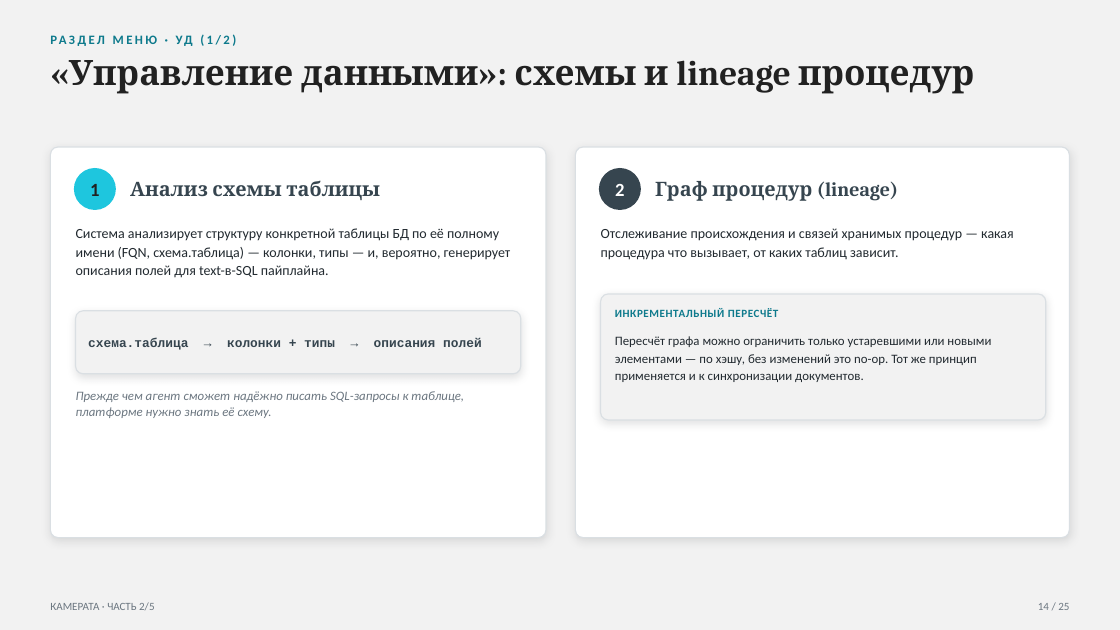
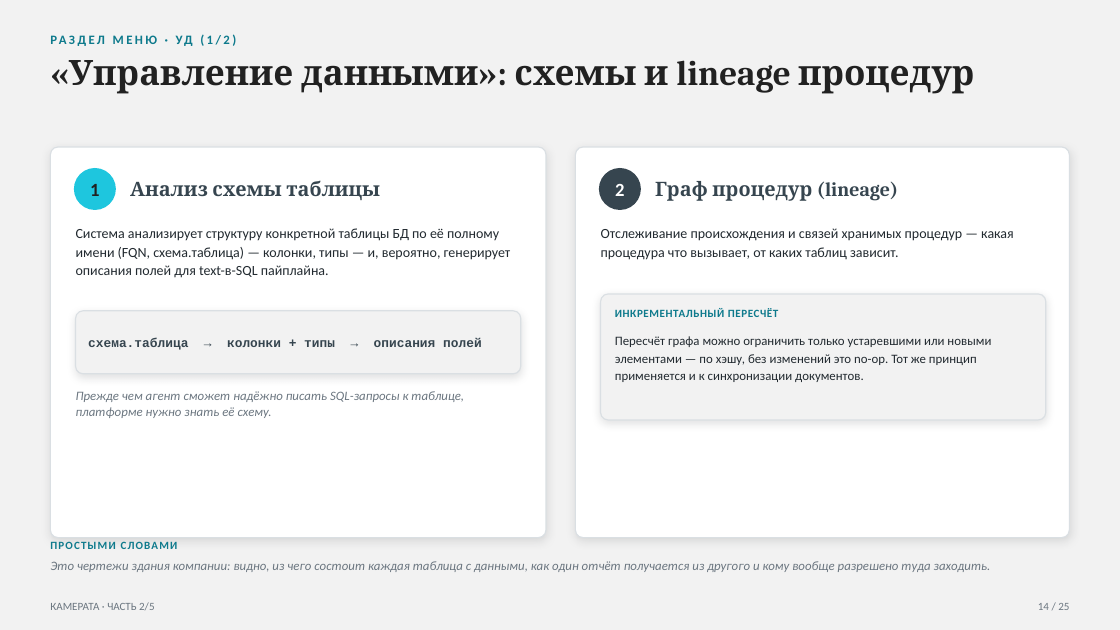
Before and after one commit to vladilslavandrosov-prog/job-RAG, a slide deck: slide 14 of docs/presentations/02-platforma-arhitektura.pptx. Drawn at 1120x630 pixels with LibreOffice and Linux fonts; fonts in the diff are those of the drawing. Boxes give left, top, right and bottom in pixels: in the first picture for what was removed or moved away, otherwise in the second. Text is boxed around its words. In the diff, an @@ line names an element or a change of style, - is before the commit and + after.

```diff
--- a/docs/presentations/02-platforma-arhitektura.pptx
+++ b/docs/presentations/02-platforma-arhitektura.pptx
@@ text added at <box>50,539,1070,555</box>, 9.5 pt, text #0E7A8C, bold @@
+ПРОСТЫМИ СЛОВАМИ
@@ text added at <box>50,561,991,572</box>, 11 pt, text #6B7680, italic @@
+Это чертежи здания компании: видно, из чего состоит каждая таблица с данными, как один отчёт получается из другого и кому вообще разрешено туда заходить.
```
Also in this commit, not shown: 10 other slides changed.
